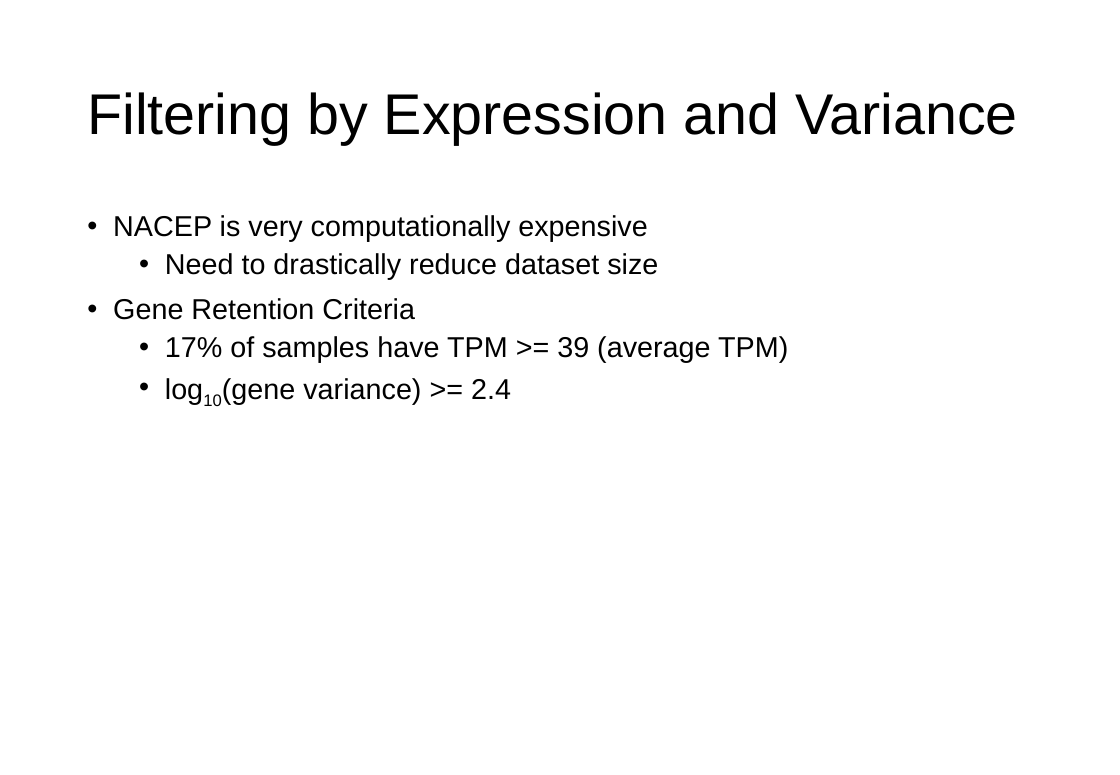
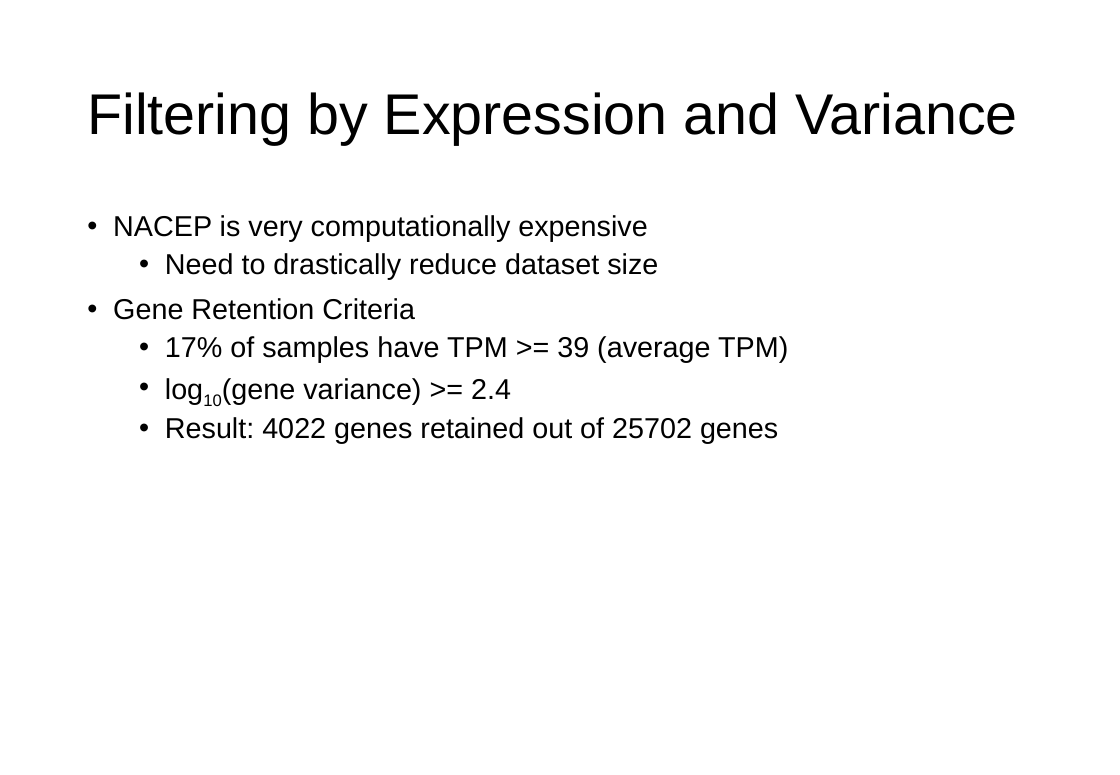
Before and after one commit to kkchau/NACEP-Analysis-of-Prostate-Cancer-Cells, a slide deck: slide 14 of ppt/Presentation.pptx (slide 12 before the commit). Drawn at 1120x775 pixels with LibreOffice and Linux fonts; fonts in the diff are those of the drawing. Boxes give left, top, right and bottom in pixels: in the first picture for what was removed or moved away, otherwise in the second. Text is boxed around its words. In the diff, an @@ line names an element or a change of style, - is before the commit and + after.

```diff
--- a/ppt/Presentation.pptx
+++ b/ppt/Presentation.pptx
@@ text at [165, 417, 778, 444]: paragraph added @@
+  • Result: 4022 genes retained out of 25702 genes
```
Also in this commit, not shown: 4 slides added, 1 slide removed, 1 other file.
